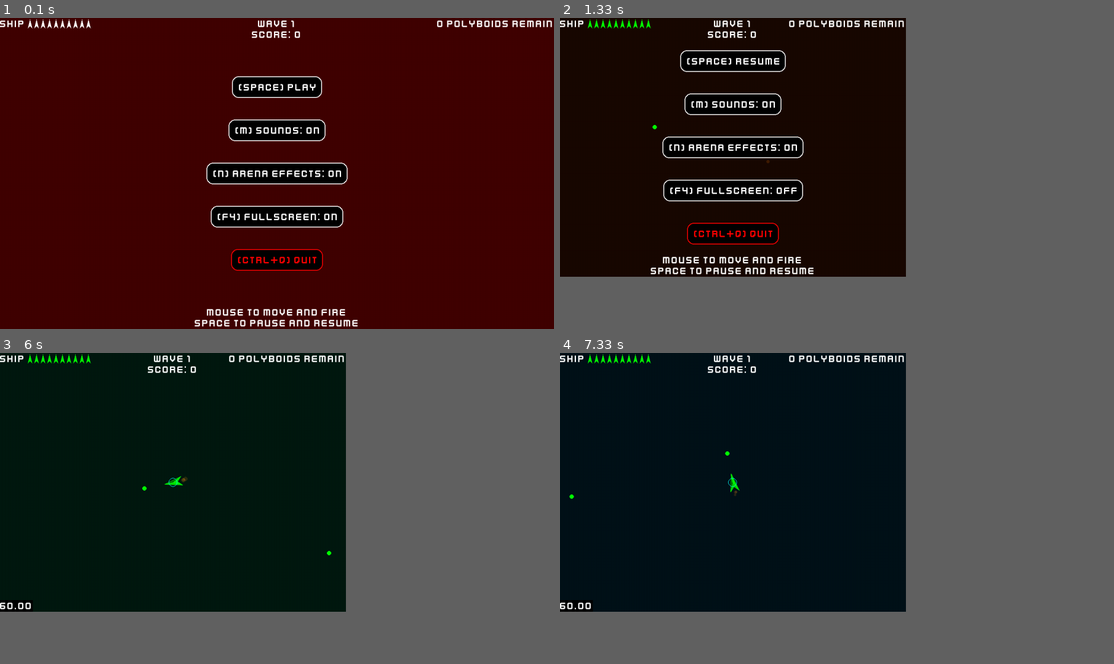
Above: before the commit, frames 1-4 (two rows, left to right).
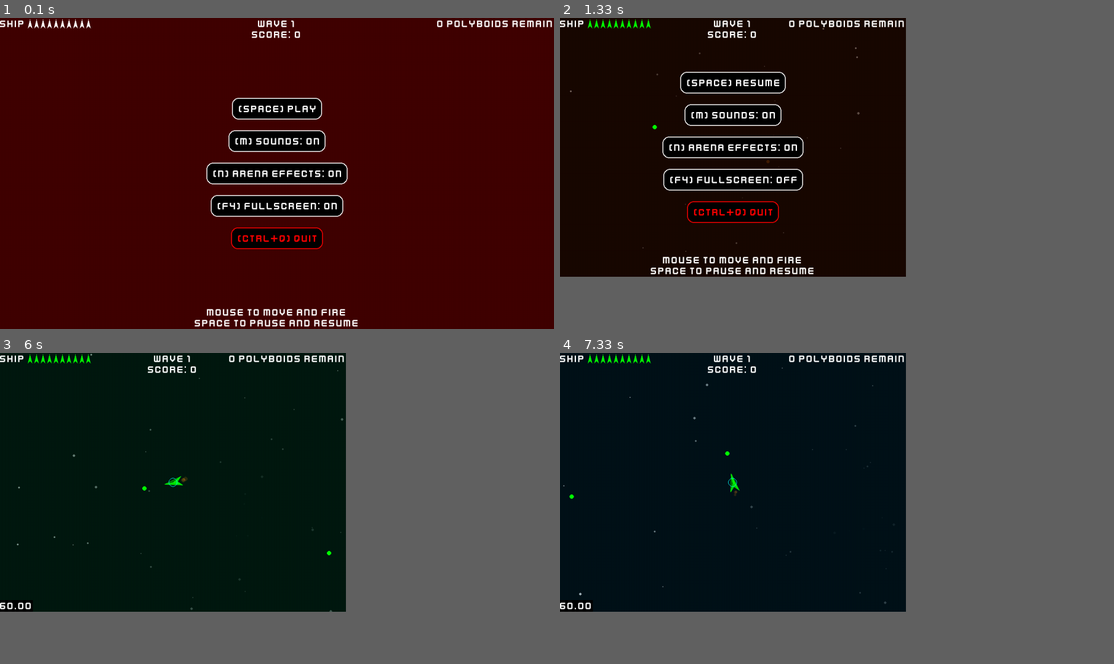
Above: after the commit, the same moments.

Repository: Binary-Ninja/pygame-summer-jam-2024
Game: pygame game, started from main.py
The game is run twice, just before and just after one commit, with the same random seed, the same clock (stepped at 60 frames per second) and the same inputs.
Inputs (mouse positions are in pixels of both pictures, inside the frame that each line leads up to):
- Up to frame 1 (0.1 s): no input
- Up to frame 2 (1.33 s): click "(SPACE) PLAY" at 0.38 s; click (792, 161) at 0.72 s; tap Space at 1.07 s; click (837, 210) at 1.08 s
- Up to frame 3 (6 s): tap Space at 1.37 s; tap F3 at 1.5 s; click (105, 402) at 1.88 s; click (254, 443) at 2.22 s; click (94, 508) at 2.55 s; click (238, 567) at 2.88 s; click (116, 418) at 3.22 s; click (88, 455) at 3.55 s; click (210, 477) at 3.88 s; click (265, 496) at 4.22 s; click (60, 533) at 4.55 s; click (132, 567) at 4.88 s; click (265, 524) at 5.22 s; click (60, 390) at 5.55 s; click (55, 508) at 5.88 s
- Up to frame 4 (7.33 s): click (803, 489) at 6.22 s; click (604, 492) at 6.55 s; click (626, 443) at 6.88 s; click (715, 390) at 7.22 s

The runs differ from the first frame. In frame 1, 8.0% of the frame differs, in the area x 38-62%, y 18-82%; in frame 2, 2.9%; in frame 3, less than 0.1%; in frame 4, less than 0.1%.

Commit message:
updated runner AI, added custom cursor, added star particles, added enemy indicators

Diff:
--- a/colors.py
+++ b/colors.py
@@ -13,7 +13,7 @@
     ORANGE = (255, 128, 0)
 
     THRUST = (40, 20, 0)
-    ARENA_EDGE = (32, 32, 32)
+    ARENA_EDGE = (64, 64, 64)
     BRIGHT_ARENA_EDGE = (100, 100, 100)
     DAMAGE_FLASH = (40, 0, 0)
     ARENA_COLOR = (30, 0, 15)
--- a/main.py
+++ b/main.py
@@ -23,10 +23,11 @@
 MIDDLE_MOUSE_BUTTON = 2
 RIGHT_MOUSE_BUTTON = 3
 WINDOWED_RESOLUTION = pg.Vector2(800, 600)
+CURSOR_RADIUS = 7
 FPS_CAP = 0
 
 ARENA_RADIUS = 1000
-MIN_ARENA_EDGE_THICKNESS = 5
+MIN_ARENA_EDGE_THICKNESS = 3
 ARENA_EDGE_THICKNESS = 10
 SCORE_MULTIPLIER = 1
 ARENA_PULSE_MULTIPLIER = 1
@@ -44,6 +45,9 @@
     screen = utils.create_display(WINDOWED_RESOLUTION, fullscreen)
     clock = pg.time.Clock()
     font = pg.Font(FONT_PATH, 24)
+    cursor = pg.cursors.Cursor((CURSOR_RADIUS, CURSOR_RADIUS),
+                               utils.make_circle_image(CURSOR_RADIUS, Color.WHITE, Color.BLACK, 3))
+    pg.mouse.set_cursor(cursor)
 
     debug = False
     effects = True
@@ -56,11 +60,11 @@
     pulse = 0
 
     # Create the pause menu buttons.
-    resume_button = sprites.Button(-200)
-    sounds_button = sprites.Button(-100)
+    resume_button = sprites.Button(-150)
+    sounds_button = sprites.Button(-75)
     color_button = sprites.Button(0)
-    fullscreen_button = sprites.Button(100)
-    quit_button = sprites.Button(200)
+    fullscreen_button = sprites.Button(75)
+    quit_button = sprites.Button(150)
 
     # The center of the arena is the light source, so you can always locate it.
     light_source = (0, 0)
@@ -88,13 +92,15 @@
 
     def make_bullet_image(c: tuple[int, int, int]) -> pg.Surface:
         return utils.make_circle_image(sprites.PLAYER_BULLET_RADIUS, c, Color.BLACK)
-
     bullets = utils.ParticleGroup(utils.ImageCache(make_bullet_image))  # noqa
 
     def make_debris_image(item: tuple[int, tuple[int, int, int]]) -> pg.Surface:
         return utils.make_circle_image(item[0], item[1], Color.BLACK)
-
     debris_particles = utils.ParticleGroup(utils.ImageCache(make_debris_image))  # noqa
+
+    def make_nebula_image(item: tuple[int, tuple[int, int, int]]) -> pg.Surface:
+        return utils.make_circle_image(item[0], item[1], Color.BLACK)
+    nebula_particles = utils.ParticleGroup(utils.ImageCache(make_nebula_image), pg.BLEND_ADD)  # noqa
 
     while True:
         for event in pg.event.get():
@@ -141,7 +147,7 @@
                     world_coords = event.pos - camera + (random.randrange(20), random.randrange(20))  # noqa
                     shape = random.choice(sprites.RANDOM_SHAPES)
                     t = random.choice(sprites.RANDOM_TYPES)
-                    d = random.random() + 0.4
+                    d = random.random() + 0
                     if t is ObjectType.ASTEROID:
                         game_objects.append(o := sprites.Asteroid(world_coords, shape))
                         if d > 0.5:
@@ -185,6 +191,9 @@
             pulse = pg.math.remap(-1, 1, 0, 1, math.sin(arena_pulse))
 
             # Spawn particles.
+            if effects:
+                nebula_particles.add(sprites.NebulaParticle())
+
             if player.thrusting:
                 vel_vector = utils.polar_vector(random.randint(150, 200), player.angle + 90 + random.randint(-15, 15))
                 thrust_particles.add(sprites.ThrustParticle(player.thrust_pos, player.vel + vel_vector))
@@ -200,6 +209,8 @@
                                                                    d=debris_particles, p=player, s=screen, c=camera)]
 
             # Update particles and score.
+            if effects:
+                nebula_particles.update(dt, arena_radius=ARENA_RADIUS)
             thrust_particles.update(dt)
             debris_particles.update(dt)
             scores = []
@@ -243,6 +254,8 @@
             color1 = Color.ARENA_COLORS[int_color % len(Color.ARENA_COLORS)]
             color2 = Color.ARENA_COLORS[(int_color + 1) % len(Color.ARENA_COLORS)]
             screen.fill(pg.Color(color1).lerp(color2, arena_color - int_color))
+            # Draw the nebula particles.
+            nebula_particles.draw(screen, camera)
         else:
             screen.fill(Color.ARENA_COLOR)
 
@@ -255,16 +268,38 @@
             pg.draw.circle(screen, Color.ARENA_EDGE, camera, ARENA_RADIUS, ARENA_EDGE_THICKNESS)
 
         # Draw the game objects.
-        for game_object in game_objects:
-            game_object.draw(screen, light_source, camera)
+        enemies_left = 0
+        enemies_not_on_screen = []
+        for go in game_objects:
+            # Count remaining enemies for detecting wave win.
+            if go.type in sprites.ENEMY_FACTION:
+                enemies_left += 1
+                # Detect offscreen enemies.
+                if not go.on_screen(screen, camera):
+                    enemies_not_on_screen.append(go)
+            # Draw the game object.
+            go.draw(screen, light_source, camera)
             # Draw the collision circles.
             if debug:
-                pg.draw.circle(screen, Color.CYAN, game_object.pos + camera, game_object.radius, 1)
+                pg.draw.circle(screen, Color.CYAN, go.pos + camera, go.radius, 1)
 
         # Draw the particles.
+        debris_particles.draw(screen, camera)
         thrust_particles.draw(screen, camera)
-        debris_particles.draw(screen, camera)
         bullets.draw(screen, camera)
+
+        # Draw enemy indicators if none are onscreen.
+        if len(enemies_not_on_screen) == enemies_left:
+            for go in enemies_not_on_screen:
+                # Little triangle indicator.
+                draw_vec = go.pos - player.pos
+                draw_vec.scale_to_length(50)
+                v1 = draw_vec.rotate(210)
+                v1.scale_to_length(15)
+                v2 = draw_vec.rotate(-210)
+                v2.scale_to_length(15)
+                draw_vec += screen_middle
+                pg.draw.polygon(screen, go.color, (v1 + draw_vec, draw_vec, v2 + draw_vec))
 
         # Draw player damage flash.
         hp_color = Color.GREEN
@@ -280,8 +315,7 @@
 
         wave_surf = font.render(f"WAVE {wave}", True, Color.WHITE)
         screen.blit(wave_surf, wave_surf.get_rect(centerx=screen.get_rect().centerx))
-        enemies_left = [go for go in game_objects if go.type in sprites.ENEMY_FACTION]
-        wave_surf = font.render(f"{len(enemies_left)} POLYBOIDS REMAIN", True, Color.WHITE)
+        wave_surf = font.render(f"{enemies_left} POLYBOIDS REMAIN", True, Color.WHITE)
         screen.blit(wave_surf, wave_surf.get_rect(right=screen.width))
 
         hp_surf = font.render("SHIP", True, Color.WHITE)
--- a/sprites.py
+++ b/sprites.py
@@ -310,6 +310,29 @@
         return self.radius, self.color
 
 
+class NebulaParticle(utils.Particle):
+    def __init__(self):
+        self.pos = pg.Vector2()
+        self.radius = random.randint(1, 3)
+        self.vel = utils.random_vector(self.radius * 500, 500)
+        self.color = Color.BLACK
+
+    def update(self, dt: float, *args, **kwargs) -> bool:
+        # Despawn when outside of arena.
+        if self.pos.length_squared() > kwargs["arena_radius"] ** 2:
+            return False
+        # Transparent at arena center, full white at arena edge.
+        self.color = tuple(pg.Color(Color.BLACK).lerp(Color.WHITE, self.pos.length() / kwargs["arena_radius"]))
+        self.pos += self.vel * dt
+        return True
+
+    def draw_pos(self, image: pg.Surface) -> Sequence[float]:
+        return self.pos - (self.radius, self.radius)
+
+    def cache_lookup(self) -> Hashable:
+        return self.radius, self.color
+
+
 class GameObject:
     def __init__(self, pos: Sequence[float], shape: ObjectShape, type_: ObjectType, vel: Sequence[float] = (0, 0)):
         self.pos = pg.Vector2(pos)  # noqa
@@ -323,12 +346,15 @@
         self.health = HEALTH[shape]
         self.last_hit = 0
 
+    def on_screen(self, screen, camera):
+        return screen.get_rect().inflate(20, 20).collidepoint(self.pos + camera)
+
     def update(self, dt: float, arena_radius: int, objects, sounds, **kwargs) -> bool:
         if self.health <= 0 and self.type is not ObjectType.PLAYER:
             for _ in range(40):
                 vel_vector = utils.polar_vector(-random.randint(60, 120), random.randrange(360))
                 kwargs["d"].add(DebrisParticle(self.pos, vel_vector, self.color))
-            if kwargs["s"].get_rect().collidepoint(self.pos + kwargs["c"]):
+            if self.on_screen(kwargs["s"], kwargs["c"]):
                 sounds.play(ASTEROID_BREAK_SOUND)
             return False
         self.pos += self.vel * dt
@@ -444,7 +470,9 @@
 
 class Runner(GameObject):
     def __init__(self, pos: Sequence[float], shape: ObjectShape, target: GameObject):
-        super().__init__(pos, shape, ObjectType.RUNNER)
+        vel = (target.pos - pos).rotate(random.choice((90, -90)))  # noqa
+        vel.scale_to_length(random.randrange(int(vel.length())))
+        super().__init__(pos, shape, ObjectType.RUNNER, vel)
         self.acc = pg.Vector2()
         self.target = target
 
@@ -452,6 +480,10 @@
         self.angle = pg.Vector2().angle_to(self.target.pos - self.pos) + 90
         if self.pos.distance_squared_to(self.target.pos) < RUNNER_RUN_DISTANCE ** 2:
             self.acc = self.pos - self.target.pos
+            self.acc.scale_to_length(THRUST[self.shape])
+            self.vel += self.acc * dt
+        else:
+            self.acc = self.target.pos - self.pos
             self.acc.scale_to_length(THRUST[self.shape])
             self.vel += self.acc * dt
         return super().update(dt, arena_radius, objects, sounds, **kwargs)
--- a/utils.py
+++ b/utils.py
@@ -69,13 +69,14 @@
     return pg.display.set_mode(size, flags)  # noqa
 
 
-def make_circle_image(radius: int, color: Sequence[int], trans_color: Optional[Sequence[int]] = None) -> pg.Surface:
+def make_circle_image(radius: int, color: Sequence[int],
+                      trans_color: Optional[Sequence[int]] = None, width: int = 0) -> pg.Surface:
     """Create and return an image with a colored circle and an optional color key.
 
     The surface size is ``(radius*2,radius*2)``.
     """
     image = pg.Surface((radius * 2, radius * 2))
-    pg.draw.circle(image, color, (radius, radius), radius)  # noqa
+    pg.draw.circle(image, color, (radius, radius), radius, width)  # noqa
     if trans_color is not None:
         image.set_colorkey(trans_color)  # noqa
     return image
